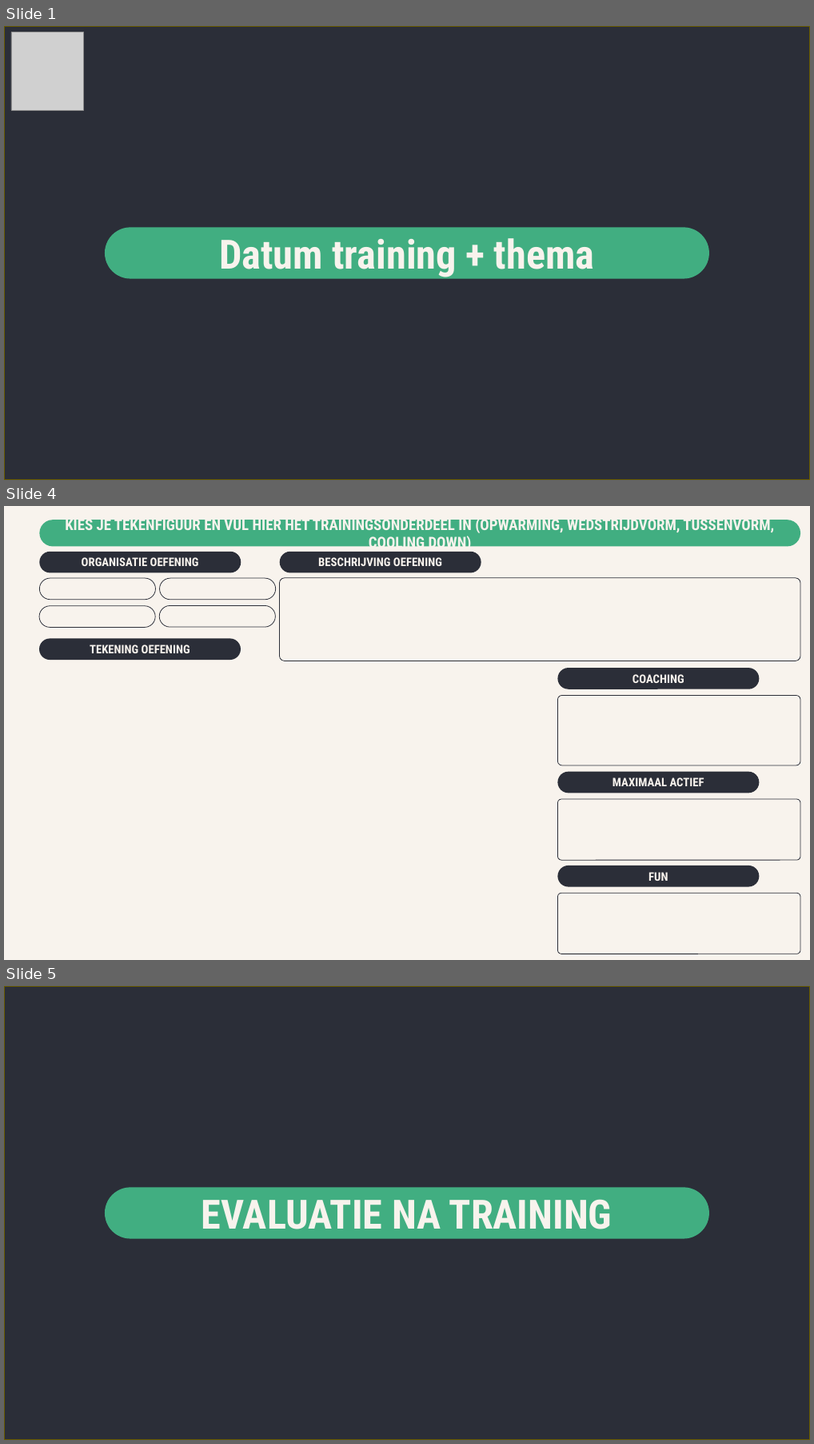
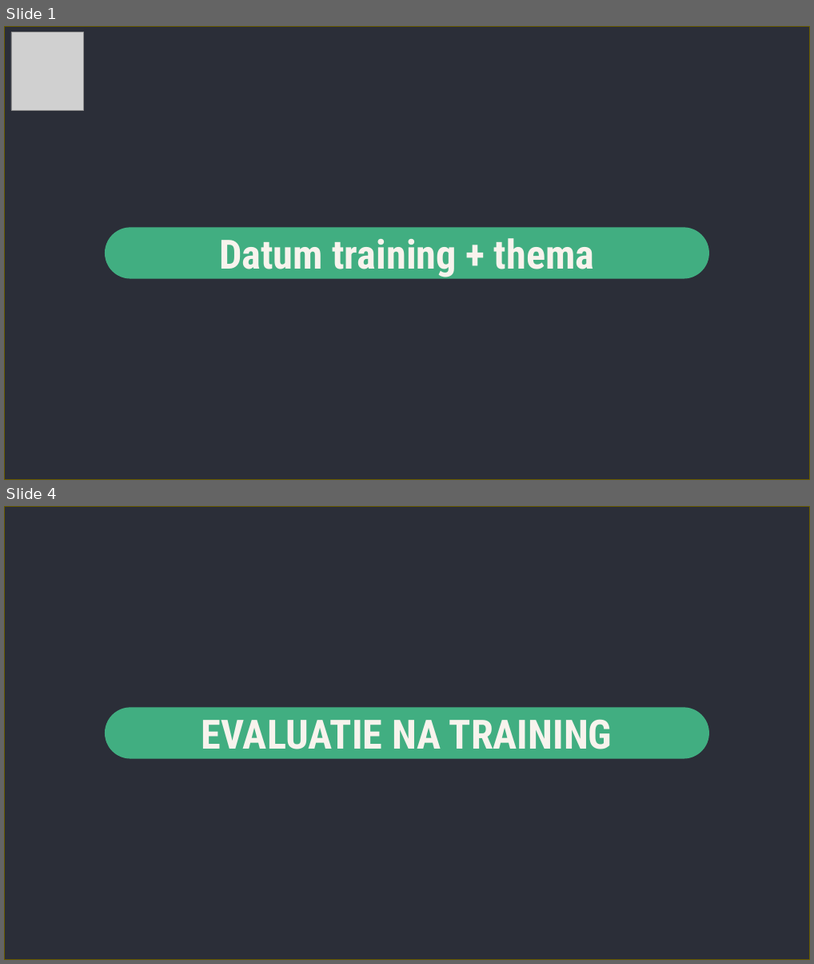
Before and after one commit to trosaurus/kfclennik, a slide deck: backend/assets/templates/training-kfc-template.pptx. Shown one above the other, each under a label of ours: slides 1, 4 and 5 before the commit, slides 1 and 4 after it; the slides between them are not shown. The pictures are 814x1444 and 814x964 pixels, drawn with LibreOffice and Linux fonts; fonts in the diff are those of the drawing; grey boxes stand for pictures; background and template pictures are left out. Boxes give left, top, right and bottom in pixels: in the first picture for what was removed or moved away, otherwise in the second. Text is boxed around its words. In the diff, an @@ line names an element or a change of style, - is before the commit and + after.

```diff
--- a/backend/assets/templates/training-kfc-template.pptx
+++ b/backend/assets/templates/training-kfc-template.pptx
@@ slide 4 removed at (4,506,810,960), background picture (left out) @@
@@ rounded rectangle removed at (40,520,802,547) @@
-KIES JE TEKENFIGUUR EN VUL HIER HET TRAININGSONDERDEEL IN (OPWARMING, WEDSTRIJDVORM, TUSSENVORM, COOLING DOWN)
@@ rounded rectangle removed at (40,552,241,572) @@
-ORGANISATIE OEFENING
@@ rounded rectangle removed at (280,552,482,572) @@
-BESCHRIJVING OEFENING
@@ rounded rectangle removed at (39,639,241,660) @@
-TEKENING OEFENING
@@ rounded rectangle removed at (558,668,759,688) @@
-COACHING
@@ rounded rectangle removed at (558,772,759,792) @@
-MAXIMAAL ACTIEF
@@ rounded rectangle removed at (558,865,759,887) @@
-FUN
@@ what was slide 5 is now slide 4 @@
```
Also in this commit, not shown: 1 slide changed, 1 slide added, 1 other slide removed, 7 other files.
